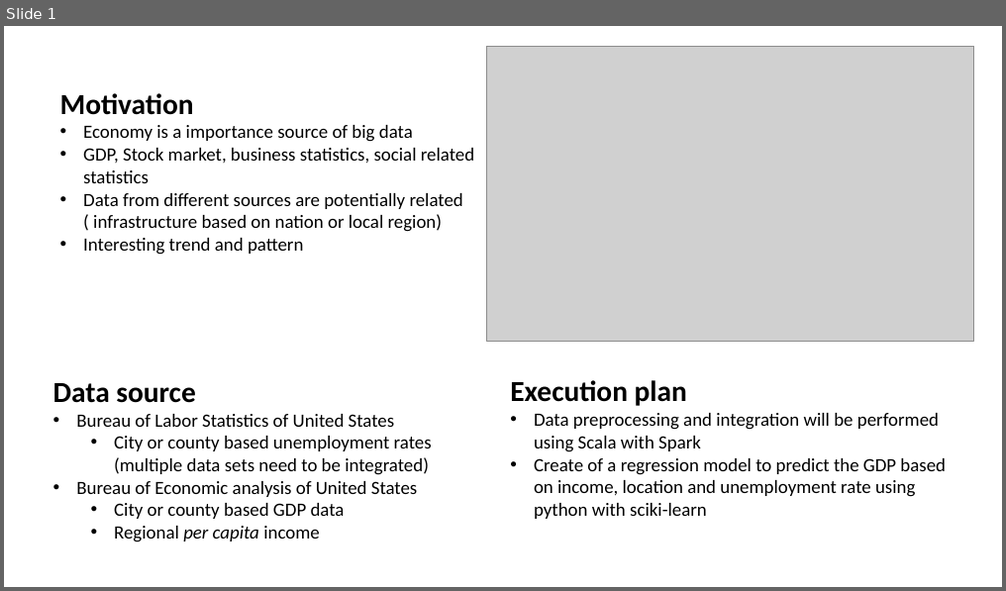
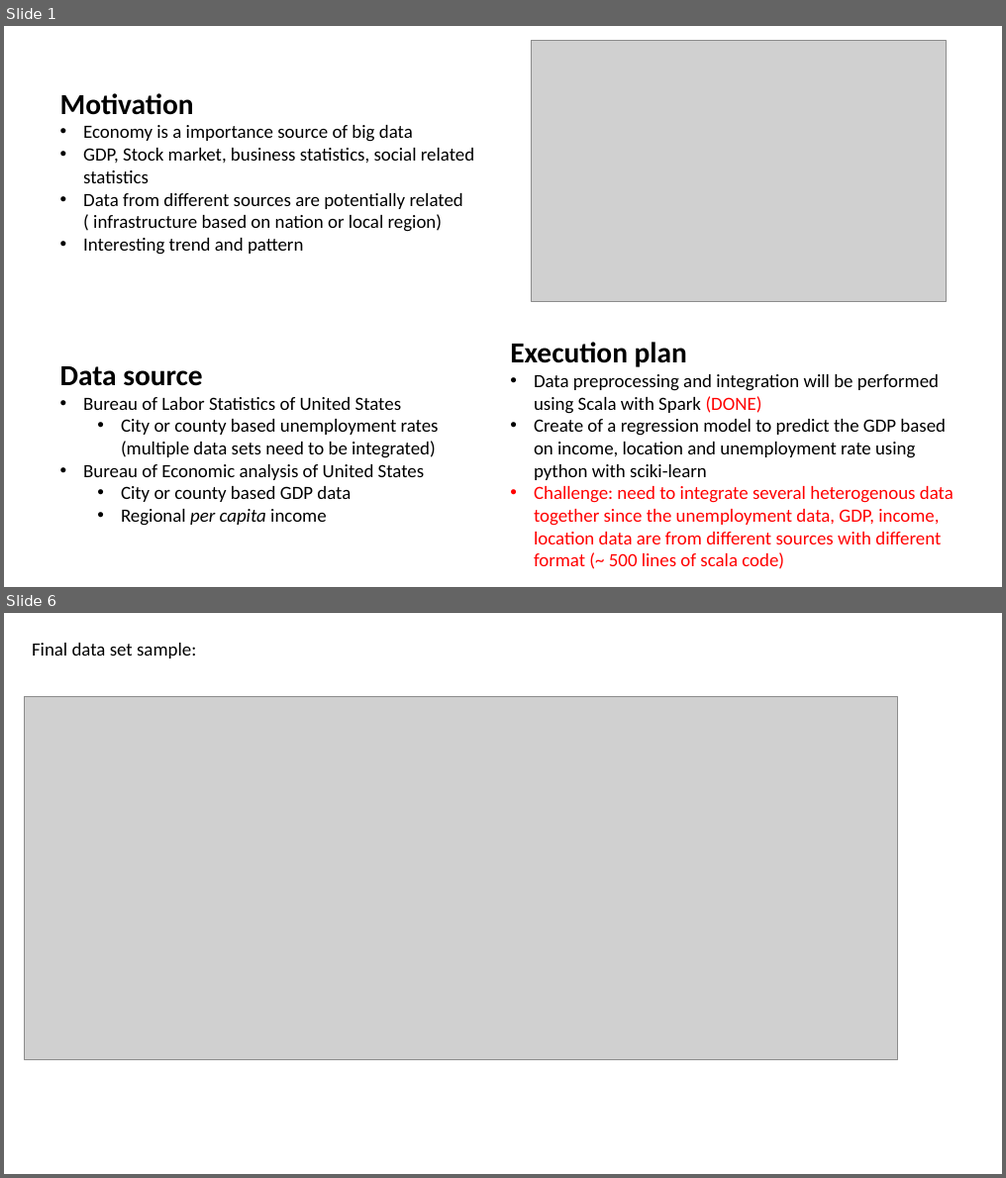
Before and after one commit to alexpython1988/cap5771, a slide deck: proj/final_project_group_30.pptx. Shown one above the other, each under a label of ours: slide 1 before the commit, slides 1 and 6 after it; the slides between them are not shown. The pictures are 1006x591 and 1006x1178 pixels, drawn with LibreOffice and Linux fonts; fonts in the diff are those of the drawing; grey boxes stand for pictures. Boxes give left, top, right and bottom in pixels: in the first picture for what was removed or moved away, otherwise in the second. Text is boxed around its words. In the diff, an @@ line names an element or a change of style, - is before the commit and + after.

Commit message:
data mining project done

```diff
--- a/proj/final_project_group_30.pptx
+++ b/proj/final_project_group_30.pptx
@@ slide 6 added at <box>4,613,1002,1174</box>, background #FFFFFF @@
@@ text added at <box>32,643,196,659</box>, 18 pt, text #000000 @@
+Final data set sample:
@@ picture added at <box>24,697,897,1060</box> @@
@@ slide 1 changed as well @@
@@ picture: place and size @@
-picture at <box>487,46,975,341</box>
+picture at <box>531,41,946,301</box>
@@ text "Execution plan": place and size @@
-text "Execution plan" at <box>510,380,945,519</box>
+text "Execution plan" at <box>510,342,953,570</box>
@@ text "Data source": place and size @@
-text "Data source" at <box>54,383,432,543</box>
+text "Data source" at <box>60,367,439,526</box>
@@ text at <box>534,374,939,414</box>: text changed @@
-• Data preprocessing and integration will be performed using Scala with Spark
+• Data preprocessing and integration will be performed using Scala with Spark (DONE)
@@ text at <box>534,486,953,570</box>: paragraph added @@
+• Challenge: need to integrate several heterogenous data together since the unemployment data, GDP, income, location data are from different sources with different format (~ 500 lines of scala code)
```
Also in this commit, not shown: 5 other slides added, 2 slides removed, 7 other files.
